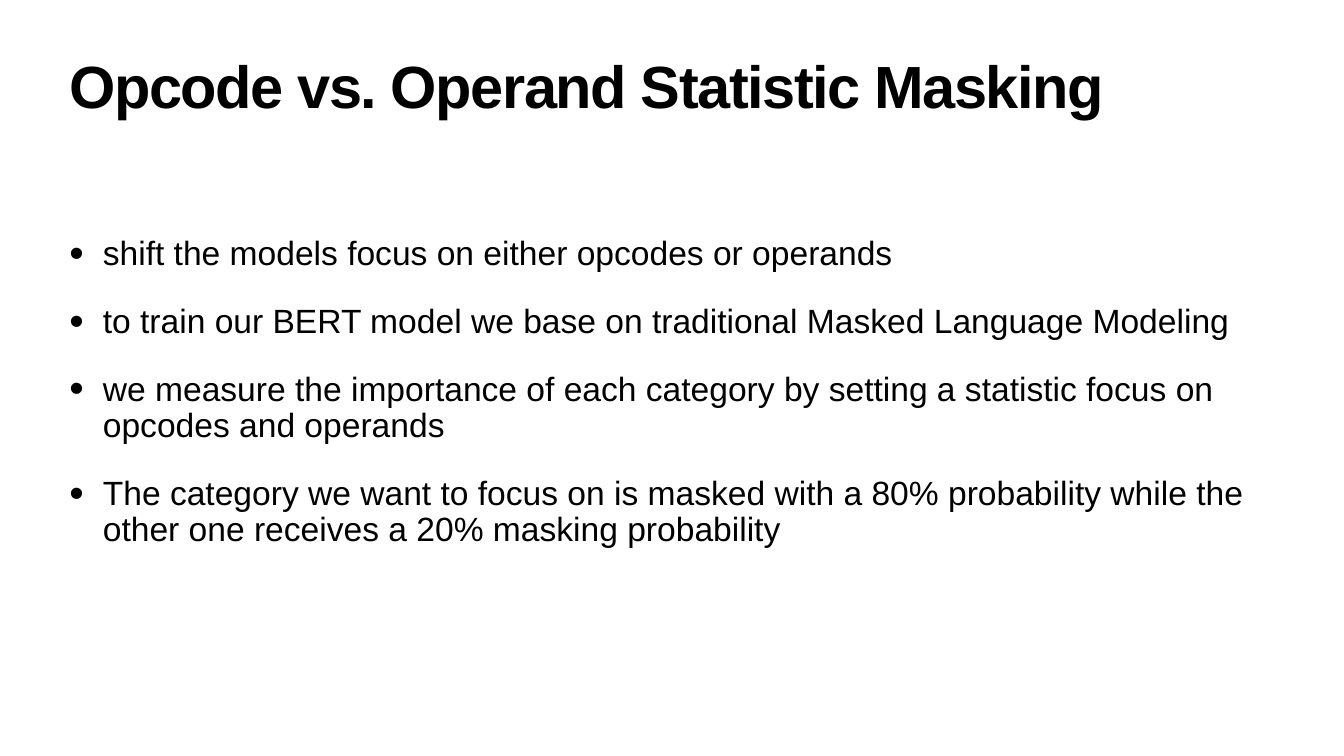
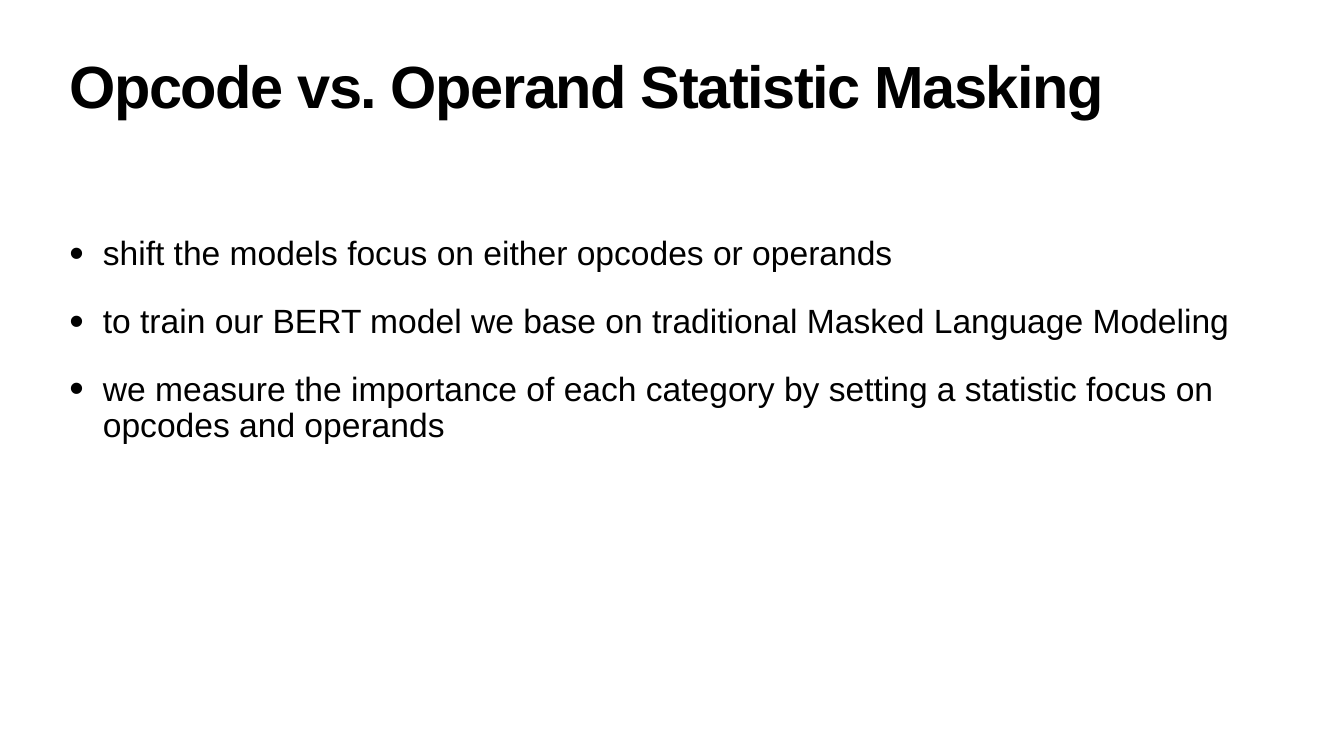
Before and after one commit to julig3ccd/BinAI, a slide deck: slide 4 of presentation/final_presentation.pptx. Drawn at 1344x756 pixels with LibreOffice and Linux fonts; fonts in the diff are those of the drawing. Boxes give left, top, right and bottom in pixels: in the first picture for what was removed or moved away, otherwise in the second. Text is boxed around its words. In the diff, an @@ line names an element or a change of style, - is before the commit and + after.

```diff
--- a/presentation/final_presentation.pptx
+++ b/presentation/final_presentation.pptx
@@ text at (103, 480, 1243, 548): paragraph removed @@
-• The category we want to focus on is masked with a 80% probability while the other one receives a 20% masking probability
```
Also in this commit, not shown: 1 other slide changed, 1 other file.
